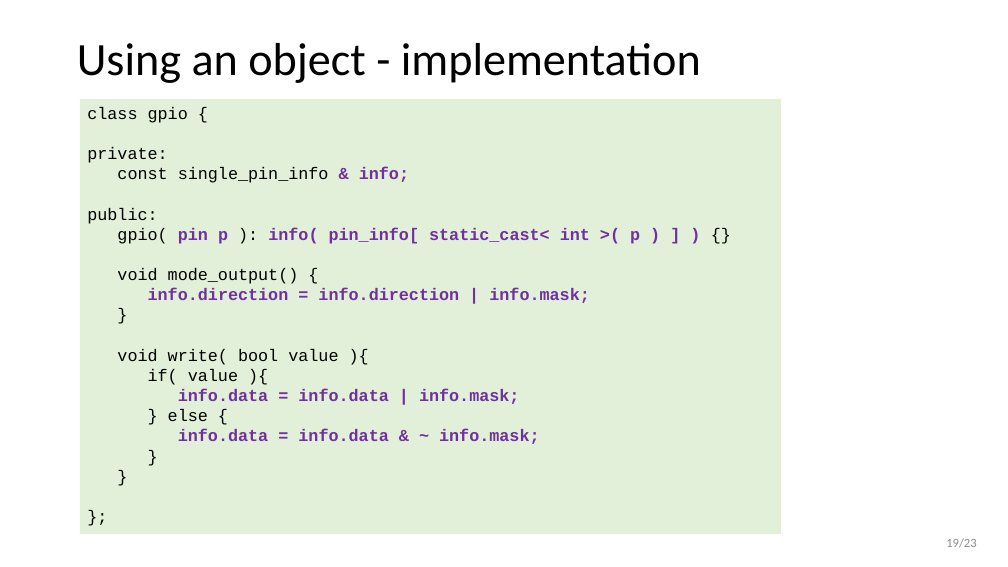
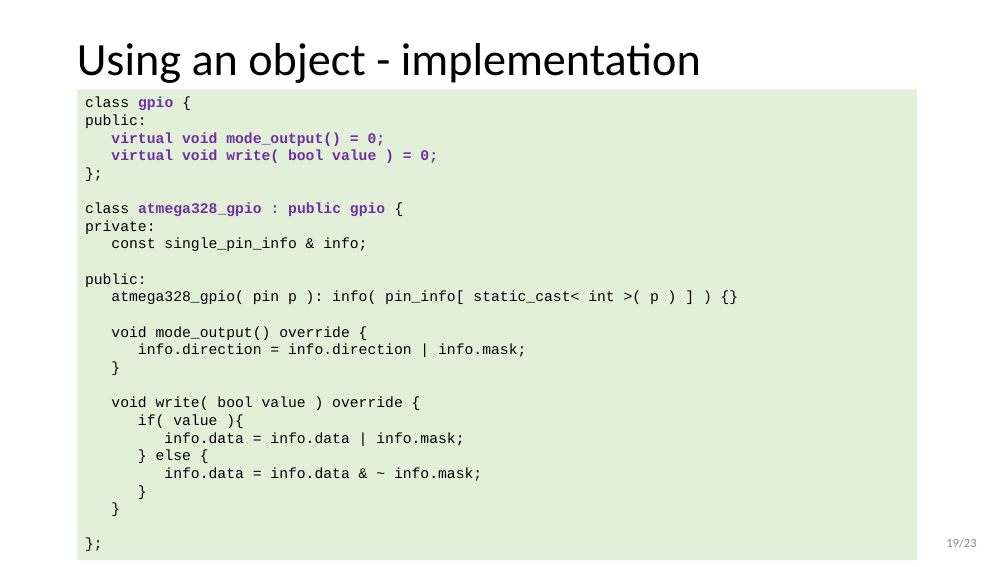
Before and after one commit to wovo/talk-gpio-abstractions, a slide deck: slide 19 of powerpoint/gpio-abstractions.pptx. Drawn at 1008x567 pixels with LibreOffice and Linux fonts; fonts in the diff are those of the drawing. Boxes give left, top, right and bottom in pixels: in the first picture for what was removed or moved away, otherwise in the second. Text is boxed around its words. In the diff, an @@ line names an element or a change of style, - is before the commit and + after.

```diff
--- a/powerpoint/gpio-abstractions.pptx
+++ b/powerpoint/gpio-abstractions.pptx
@@ rectangle "class gpio {": place and size @@
-rectangle "class gpio {" at (80,99,781,535)
+rectangle "class gpio {" at (78,89,918,560)
@@ text in rectangle at (85,114,438,216): paragraphs added @@
+public:
+virtual void mode_output() = 0;
+virtual void write( bool value ) = 0;
+};
+class atmega328_gpio : public gpio {
@@ text in rectangle at (85,96,526,481): size 16 to 14 pt in "class gpio {", "private:", "const single_pin_info & info;", "public:" and 9 more places; text colour #000000 to #7030A0, bold on in "gpio"; text colour #7030A0 to #000000, bold off in "& info;", "info.direction = info.direction | info.mask;", "info.data = info.data | info.mask;", "info.data = info.data & ~ info.mask;" @@
@@ text in rectangle at (111,291,659,340): text changed; size 16 to 14 pt; text colour #7030A0 to #000000; bold off @@
-gpio( pin p ): info( pin_info[ static_cast< int >( p ) ] ) {}
-void mode_output() {
+atmega328_gpio( pin p ): info( pin_info[ static_cast< int >( p ) ] ) {}
+void mode_output() override {
@@ text in rectangle at (111,397,403,410): text changed; size 16 to 14 pt @@
-void write( bool value ){
+void write( bool value ) override {
```
Also in this commit, not shown: 9 other slides changed, 4 other files.
